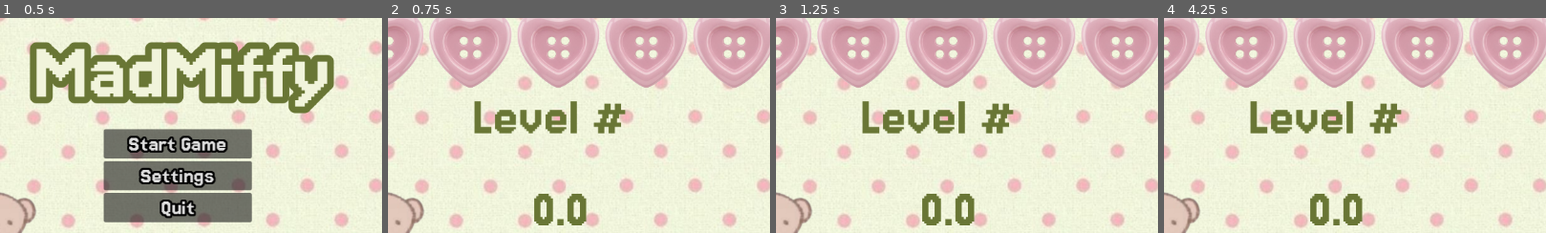
Above: before the commit, frames 1-4 (left to right).
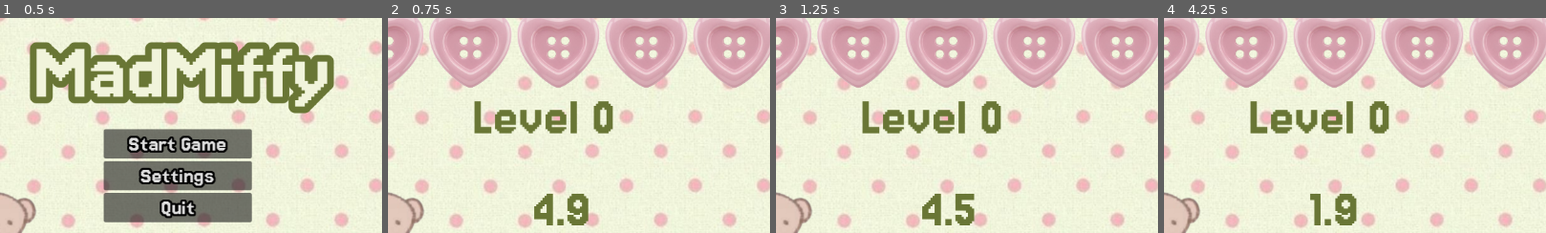
Above: after the commit, the same moments.

Repository: OhKay404/MadMiffy
Game: Godot game, scene res://Scenes/title_screen.tscn
Same seed, same stepped clock (60 frames per second), same inputs: the game is played once before the commit and once after it.
Inputs:
- Up to frame 1 (0.5 s): no input
- Up to frame 2 (0.75 s): click "Start Game" at 0.5 s
- Up to frame 3 (1.25 s): no input
- Up to frame 4 (4.25 s): tap Enter at 1.25 s
The pictures show only the part of the screen within x 25-75%, y 23-73%; the shares and areas given below are measured in that part.

Frame 1 is identical in both runs. In frame 2, 1.3% of the frame differs, in the area x 38-63%, y 38-97%; in frame 3, 1.3%; in frame 4, 2.1%.

Commit message:
Initialized themed timer
Added script for themed timer

Diff:
--- a/Scenes/level_scene.tscn
+++ b/Scenes/level_scene.tscn
@@ -1,10 +1,12 @@
-[gd_scene load_steps=4 format=3 uid="uid://cybggljo6l5c7"]
+[gd_scene load_steps=5 format=3 uid="uid://cybggljo6l5c7"]
 
+[ext_resource type="Script" uid="uid://coxn88qhxjmci" path="res://Scripts/timer_screen.gd" id="1_2fcgv"]
 [ext_resource type="Texture2D" uid="uid://c1og6gr72g3vh" path="res://Images/MadMiffyBackground.png" id="1_c7xwe"]
 [ext_resource type="Texture2D" uid="uid://xrmoia2au82d" path="res://Images/Heart.png" id="2_2fcgv"]
 [ext_resource type="FontFile" uid="uid://d0hi4fplr7yai" path="res://Fonts/Jersey15-Regular.ttf" id="3_qnqh0"]
 
 [node name="Node2D" type="Node2D"]
+script = ExtResource("1_2fcgv")
 
 [node name="TextureRect" type="TextureRect" parent="."]
 offset_right = 1920.0
--- /dev/null
+++ b/Scenes/themed_timer.gd
@@ -0,0 +1,28 @@
+extends Node2D
+@onready var timer: RichTextLabel = $timer #literally just the richlabeltext
+
+var time : float
+
+# Called when the node enters the scene tree for the first time.
+func _ready() -> void:
+	pass
+
+# Called every frame. 'delta' is the elapsed time since the previous frame.
+func _process(delta: float) -> void:
+	timer.text = str(snapped(time, 0.10)) # this makes names easier
+
+func Timer(start_time: float): # making a new function for timer countdown!
+	# we want the timer to go down, and when it reaches 0 it transitions
+	# to the next scene!
+
+	time = start_time
+
+	while time > 0.0: # run if timer hasnt reached 0
+		await wait(0.10)
+		time = time - 0.10
+
+	#when timer reaches 0
+	return
+
+func wait(seconds: float) -> void: # write this simple function out for wait!
+	await get_tree().create_timer(seconds).timeout # makes u wait
--- /dev/null
+++ b/Scenes/themed_timer_scene.tscn
@@ -0,0 +1,10 @@
+[gd_scene load_steps=2 format=3 uid="uid://ciubhudsjrmgn"]
+
+[ext_resource type="Script" uid="uid://b6dhef1slbeno" path="res://Scenes/themed_timer.gd" id="1_rocr3"]
+
+[node name="Node2D" type="Node2D"]
+script = ExtResource("1_rocr3")
+
+[node name="timer" type="RichTextLabel" parent="."]
+offset_right = 40.0
+offset_bottom = 40.0
--- a/Scripts/timer_screen.gd
+++ b/Scripts/timer_screen.gd
@@ -1,11 +1,69 @@
 extends Node2D
+@onready var heart_container: HBoxContainer = $HeartContainer
+@onready var heart: TextureRect = $HeartContainer/Heart
+@onready var heart_2: TextureRect = $HeartContainer/Heart2
+@onready var heart_3: TextureRect = $HeartContainer/Heart3
+@onready var heart_4: TextureRect = $HeartContainer/Heart4
+@onready var heart_5: TextureRect = $HeartContainer/Heart5
+@onready var level: RichTextLabel = $Level
+@onready var timer: RichTextLabel = $Timer
+
+var time
+
+func _ready() -> void:
+	await Timer(5.0) # using the function created
+
+	if Global.minigames_done < 3: # if you havent completed 3 minigames yet
+		Global.minigames_done = Global.minigames_done +1
+		get_tree().change_scene_to_file("res://Scenes/minigame_" + str(Global.minigames_done) + ".tscn") # changes your scene by arranging this frankenstein path.
+# Above, your script is being told to go to the next minigame. If the
+# current minigame is Level 1, then you would be on minigame 1. If you
+# complete that level, you have the minigames_done add one, and then you
+# look for the scene titled `minigame_` and then whatever minigame number
+# should be next. Make sure you name your minigame saves appropriately.
+
+	else:
+		get_tree().change_scene_to_file("res://Scenes/title_screen.tscn") # changes your scene
 
 
-# Called when the node enters the scene tree for the first time.
-func _ready() -> void:
-	pass # Replace with function body.
+func _process(delta: float) -> void: # runs EVERY FRAME
+	match Global.lives: # asks or checks if lives is equal to one of
+#these values, cool hack. by the way this is a horrid way to illustrate the
+#lives visually so later you can always find alternative code. Now, dw abt it.
 
+		4:
+			heart_5.hide()
+		3:
+			heart_5.hide()
+			heart_4.hide()
+		2:
+			heart_5.hide()
+			heart_4.hide()
+			heart_3.hide()
+		1:
+			heart_5.hide()
+			heart_4.hide()
+			heart_3.hide()
+			heart_2.hide()
+		0:
+			heart_container.hide() # just hides everything
 
-# Called every frame. 'delta' is the elapsed time since the previous frame.
-func _process(delta: float) -> void:
-	pass
+	timer.text = str(time) # make ths text reflect the value of the time variable. this makes names easier. the str() converts the int to a String
+	level.text = "Level " + str(Global.minigames_done) # this tells you want minigame you're on using concatenation (google the word yo)
+
+func Timer(start_time: float): # making a new function for timer countdown!
+	# we want the timer to go down, and when it reaches 0 it transitions
+	# to the next scene!
+
+	time = start_time # make the timer, which is reflected through the timer text, start at your desired number
+
+	while time > 0.0: # run if timer hasnt reached 0
+		await wait(0.1) # asks script to wait on this function. the 'wait' name for the function does nothing here, as await is just telling the scrpit to wait for the function to complete before progressing
+		time -= 0.1 # remove 0.1
+		# progressively get the value smaller and smaller
+
+	#when timer reaches 0
+	return
+
+func wait(seconds: float) -> void: # write this simple function out for wait!
+	await get_tree().create_timer(seconds).timeout # makes u wait, dw abt this being complex '''
Not shown, added: Scenes/themed_timer.gd.uid
